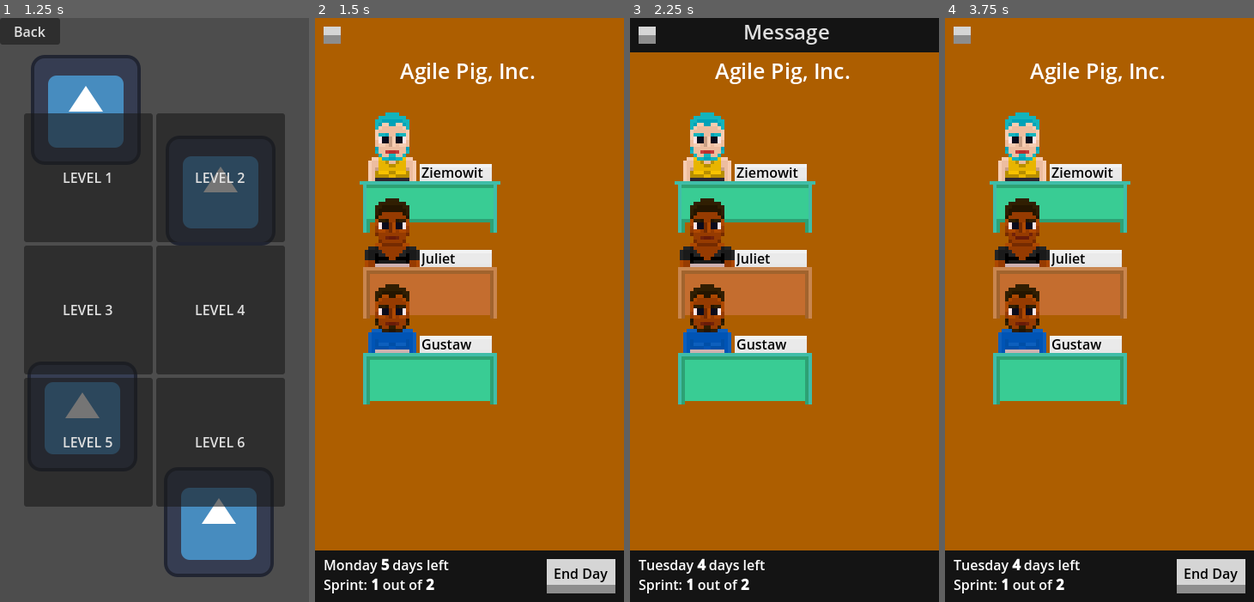
Above: before the commit, frames 1-4 (left to right).
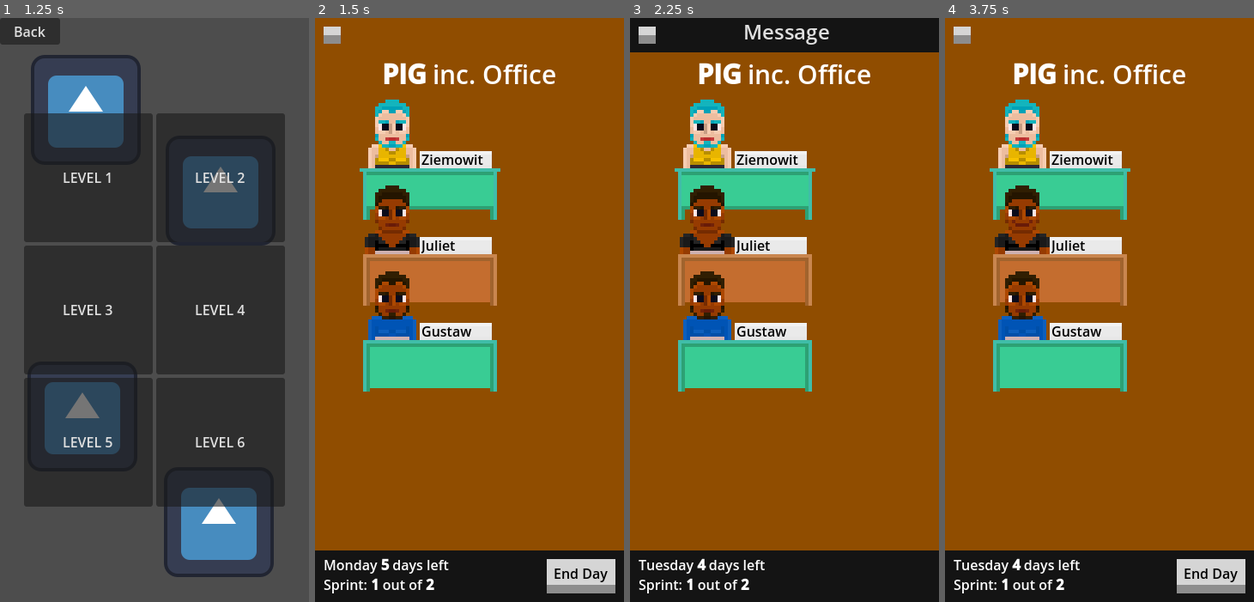
Above: after the commit, the same moments.

Repository: ltbk2023/pig
Game: Godot game, scene res://main.tscn
The game is run twice, just before and just after one commit, with the same random seed, the same clock (stepped at 60 frames per second) and the same inputs. The engine's default icon, where the game draws it, is replaced by a stand-in: a white triangle on a blue panel in a dark square.
Inputs:
- Up to frame 1 (1.25 s): click "Play" at 0.5 s
- Up to frame 2 (1.5 s): click "LEVEL 1" at 1.25 s
- Up to frame 3 (2.25 s): click "End Day" at 2 s
- Up to frame 4 (3.75 s): click "Message" at 2.75 s; click "Buy Juliet a cupcake" at 3.5 s

Frame 1 is identical in both runs. In frame 2, 84% of the frame differs, in the area x 0-100%, y 0-92%; in frame 3, 78%; in frame 4, 84%.

Commit message:
PIG-266: Office background change

Diff:
--- a/PIG/view/office/office.tscn
+++ b/PIG/view/office/office.tscn
@@ -4,7 +4,7 @@
 
 [sub_resource type="Gradient" id="Gradient_tw0tl"]
 offsets = PackedFloat32Array(0)
-colors = PackedColorArray(0.681327, 0.372332, 4.81307e-07, 1)
+colors = PackedColorArray(0.564706, 0.301961, 0, 1)
 
 [sub_resource type="GradientTexture2D" id="GradientTexture2D_fecow"]
 gradient = SubResource("Gradient_tw0tl")
@@ -19,13 +19,13 @@
 texture = SubResource("GradientTexture2D_fecow")
 
 [node name="Name" type="RichTextLabel" parent="Background"]
-offset_left = -81.0
+offset_left = -120.0
 offset_top = -296.0
-offset_right = 80.0
-offset_bottom = -256.0
+offset_right = 120.0
+offset_bottom = -246.0
 bbcode_enabled = true
-text = "[font_size=25]Agile Pig, Inc.[/font_size]
+text = "[center][font_size=30][b]PIG[/b] inc. Office[/font_size][/center]
 "
 
 [node name="Employees" type="Node2D" parent="Background"]
-position = Vector2(-100, -200)
+position = Vector2(-100, -215)
